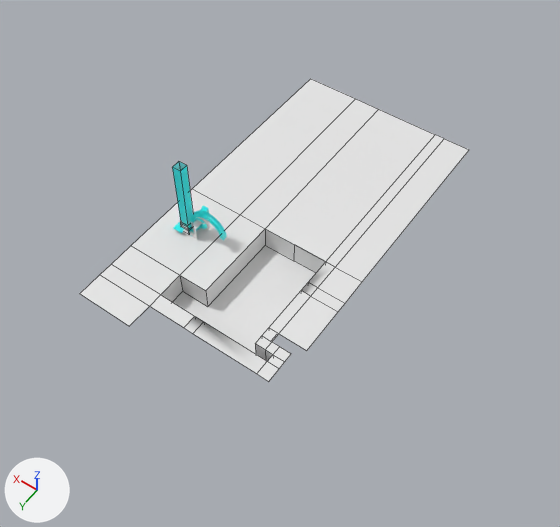
What one commit did to the FBX model Assets/Graph/_Enviro/GrosOeuvre/Grosoeuvre.fbx.
One viewpoint serves both versions: a camera (50 mm lens) standing at (-72.0, 68.1, 114.0) and looking at (-18.5, -6.8, -3.7). Arrows for +X, +Y and +Z are at lower left; the lights stay in place. Mesh edges are drawn as thin lines on the coarser meshes. Where no turn or scale is listed for an object, it has been applied to the vertices. Vertices at the same position are counted once.

In view in the first picture: 'SM_Colum_1.5_01_top', 'megaFloor'.
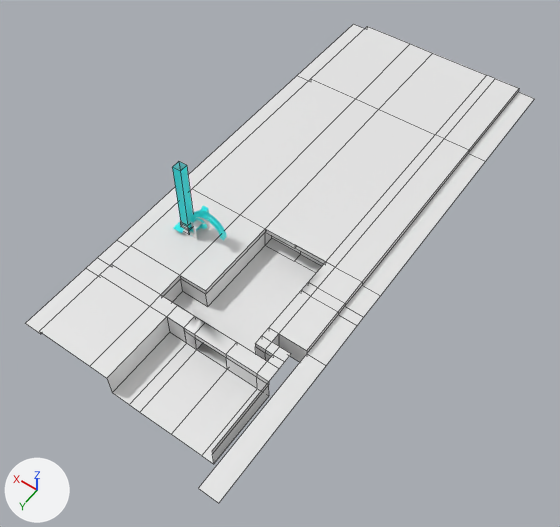
Boxes (x1, y1, x2, y2) around the edits, measured in the pictures (560 x 527 px):
'megaFloor', reshaped (31% wider, 58% taller): before (80, 79, 469, 381); after (25, 24, 535, 503)
part 1 of me_plane_006, built on: before (150, 229, 325, 374); after (25, 24, 535, 503)

Edits to the bpy script that builds the scene:
```text
Change me_plane_006:
    used by ob_megafloor; location = (0.0, 0.0, 0.0)
    remove me_plane_006.from_pydata(...)  # 63 vertices, 42 faces; spans x -35.0..5.2, y -52.2..22.2, z -5.0..0.0
    add me_plane_006.from_pydata(...)  # 152 vertices, 118 faces; spans x -39.0..9.1, y -76.7..37.8, z -5.1..0.0
    me_plane_006 part 1
    3 vertices are removed from x -16.9, y 13.9..16.9, z -5.0..0.0
    20 faces are deleted
    2 vertices move from x -6.9..5.2, y 22.2, z 0.0 to x -6.9..5.2, y 32.1, z 0.0
    13 vertices are added at x -39.0..-10.9, y 8.3..37.8, z -5.1..0.0
    15 new vertices lie (0.0, 0.0, -1.1) away from vertices in x -30.7..-6.9, y -9.7..13.9, z 0.0
    11 new vertices lie (0.0, 0.0, -1.0) away from vertices in x -35.0..5.2, y -52.2..22.2, z 0.0
    8 new vertices lie (3.9, 0.0, 0.0) away from vertices in x -14.8..5.2, y -52.2..32.1, z -1.0..0.0
    9 new vertices lie (0.0, -24.5, 0.0) away from vertices in x -35.0..9.1, y -52.2, z -1.0..0.0
    6 new vertices lie (0.0, -2.1, 0.0) away from vertices in x -26.9..-12.9, y -9.7, z -5.0..-1.1
    6 new vertices lie (-4.0, 0.0, 0.0) away from vertices in x -35.0, y -76.7..8.3, z -1.0
    5 new vertices lie (6.6, 0.0, 0.0) away from vertices in x -30.7, y 13.9..16.9, z -5.0..0.0
    5 new vertices lie (0.0, 0.0, -1.2) away from vertices in x -33.2..-14.8, y 16.9, z 0.0
    5 new vertices lie (0.0, 0.0, -3.8) away from vertices in x -33.2..-14.8, y 16.9, z -1.2
    9 new vertices lie (0.0, 15.2, 0.0) away from vertices in x -33.2..-6.9, y 16.9, z -5.0..0.0
    96 new faces join them
```
